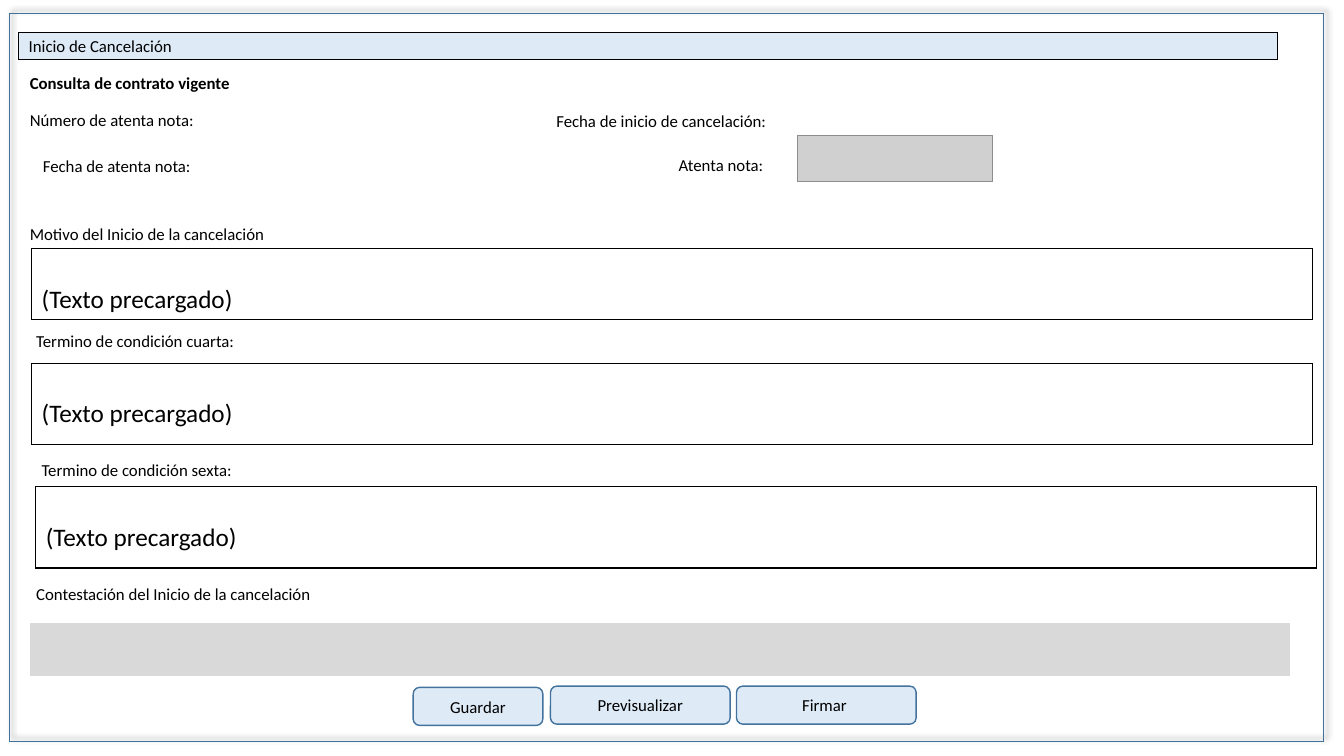
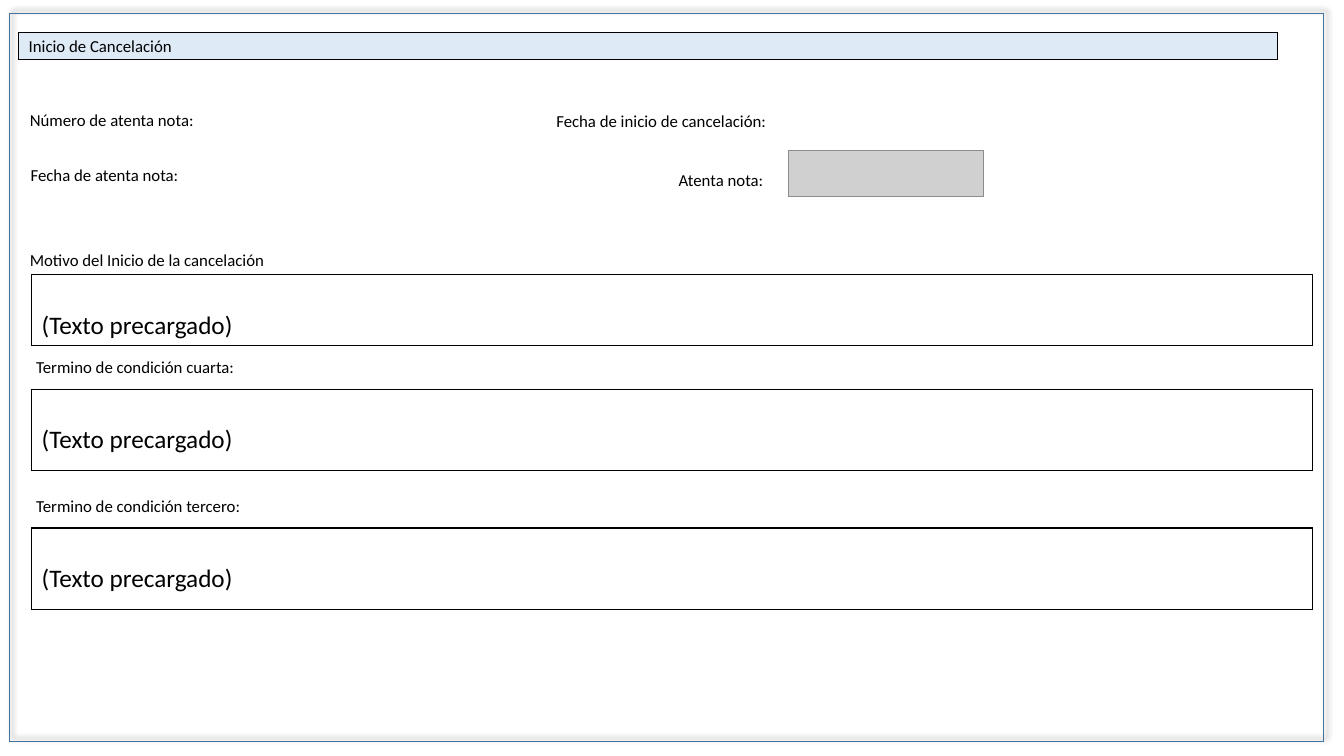
Before and after one commit to EDDIE83/Documentos, a slide deck: slide 4 of TAF 092019/Cancelación.pptx. Drawn at 1344x756 pixels with LibreOffice and Linux fonts; fonts in the diff are those of the drawing; grey boxes stand for pictures. Boxes give left, top, right and bottom in pixels: in the first picture for what was removed or moved away, otherwise in the second. Text is boxed around its words. In the diff, an @@ line names an element or a change of style, - is before the commit and + after.

```diff
--- a/TAF 092019/Cancelación.pptx
+++ b/TAF 092019/Cancelación.pptx
@@ text removed at bbox=[30, 77, 229, 92] @@
-Consulta de contrato vigente
@@ text "Fecha de atenta nota:": place and size @@
-text "Fecha de atenta nota:" at bbox=[43, 160, 191, 172]
+text "Fecha de atenta nota:" at bbox=[31, 169, 179, 181]
@@ text "Atenta nota:": place and size @@
-text "Atenta nota:" at bbox=[679, 160, 764, 171]
+text "Atenta nota:" at bbox=[679, 175, 764, 186]
@@ picture: place and size @@
-picture at bbox=[798, 135, 992, 181]
+picture at bbox=[788, 150, 983, 197]
@@ 2 tables, 2 texts: place and size @@
-2 tables, 2 texts at bbox=[30, 228, 1313, 445]
+2 tables, 2 texts at bbox=[30, 254, 1313, 471]
@@ text at bbox=[36, 500, 240, 512]: text changed @@
-Termino de condición sexta:
+Termino de condición tercero:
@@ table: place and size @@
-table at bbox=[35, 487, 1317, 569]
+table at bbox=[31, 528, 1313, 610]
@@ text removed at bbox=[36, 588, 310, 600] @@
-Contestación del Inicio de la cancelación
@@ rectangle removed at bbox=[30, 624, 1290, 677] @@
@@ rounded rectangle removed at bbox=[413, 688, 543, 726] @@
-Guardar
@@ rounded rectangle removed at bbox=[551, 687, 730, 725] @@
-Previsualizar
@@ rounded rectangle removed at bbox=[737, 687, 917, 725] @@
-Firmar
```
Also in this commit, not shown: 8 other slides changed, 15 slides added, 11 other files.
